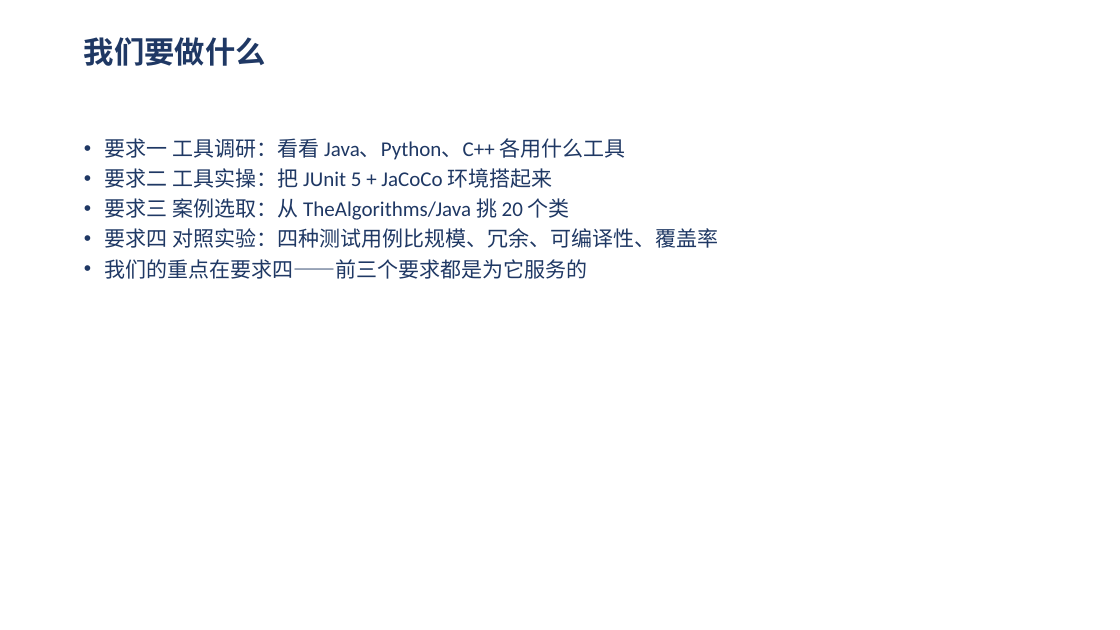
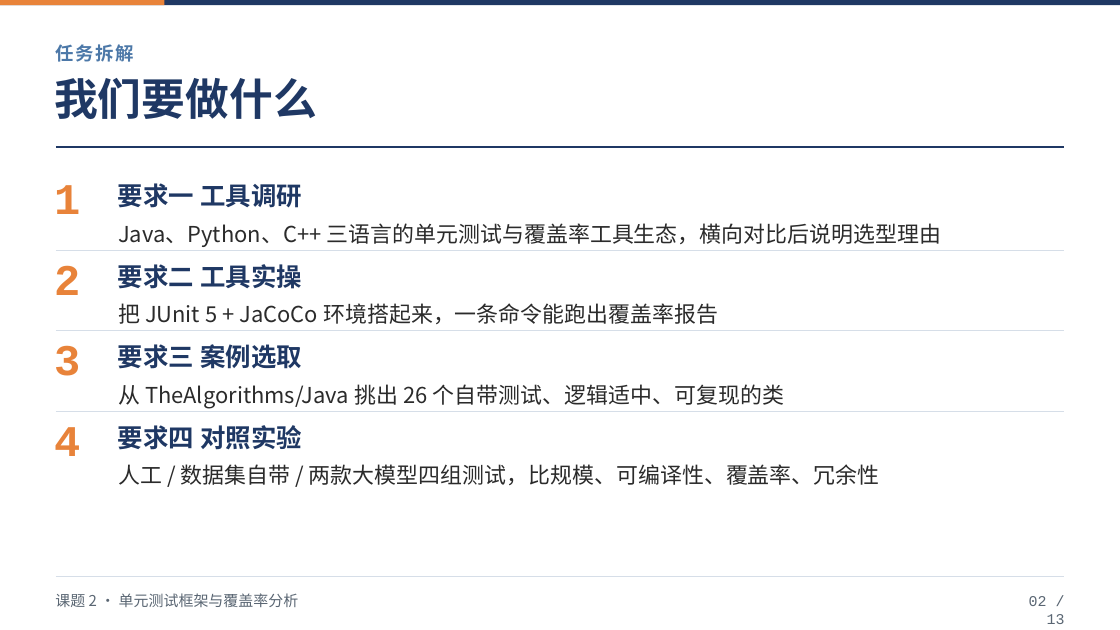
Before and after one commit to Gardenia-OvO/unit-test-coverage, a slide deck: slide 2 of slides/课题2-答辩.pptx. Drawn at 1120x630 pixels with LibreOffice and Linux fonts; fonts in the diff are those of the drawing. Boxes give left, top, right and bottom in pixels: in the first picture for what was removed or moved away, otherwise in the second. Text is boxed around its words. In the diff, an @@ line names an element or a change of style, - is before the commit and + after.

Commit message:
同步答辩 PPT 定稿：模型实名（Kimi K3 / DeepSeek V4）+ 完整版本号 + 统一配色与高亮

```diff
--- a/slides/课题2-答辩.pptx
+++ b/slides/课题2-答辩.pptx
@@ rectangle added at (0,0,1120,5), fill #1F3864 @@
@@ rectangle added at (0,0,165,5), fill #E8833A @@
@@ text added at (55,44,134,62), 15.8 pt, text #4C78A8, bold @@
+任务拆解
@@ text "我们要做什么": place and size @@
-text "我们要做什么" at (84,37,266,66)
+text "我们要做什么" at (54,78,317,119)
@@ text "我们要做什么" at (54,78,317,119): size 26 to 37.5 pt, font Calibri to Noto Sans CJK SC @@
@@ freeform shape added at (56,147,1065,148), outline #1F3864 1.5 pt @@
@@ text removed at (105,138,719,279) @@
-• 要求一 工具调研：看看 Java、Python、C++ 各用什么工具
-• 要求二 工具实操：把 JUnit 5 + JaCoCo 环境搭起来
-• 要求三 案例选取：从 TheAlgorithms/Java 挑 20 个类
-• 要求四 对照实验：四种测试用例比规模、冗余、可编译性、覆盖率
-• 我们的重点在要求四——前三个要求都是为它服务的
@@ text added at (54,185,80,214), 37.5 pt, text #E8833A, bold @@
+1
@@ text added at (118,183,302,208), 21.8 pt, text #1F3864, bold @@
+要求一 工具调研
@@ text added at (118,223,942,247), 18.8 pt, text #2B2B2B @@
+Java、Python、C++ 三语言的单元测试与覆盖率工具生态，横向对比后说明选型理由
@@ text added at (54,265,80,295), 37.5 pt, text #E8833A, bold @@
+2
@@ freeform shape added at (56,250,1065,251), outline #D6DEE8 0.75 pt @@
@@ text added at (118,264,302,289), 21.8 pt, text #1F3864, bold @@
+要求二 工具实操
@@ text added at (118,303,718,324), 18.8 pt, text #2B2B2B @@
+把 JUnit 5 + JaCoCo 环境搭起来，一条命令能跑出覆盖率报告
@@ text added at (54,345,80,376), 37.5 pt, text #E8833A, bold @@
+3
@@ freeform shape added at (56,331,1065,332), outline #D6DEE8 0.75 pt @@
@@ text added at (118,344,302,369), 21.8 pt, text #1F3864, bold @@
+要求三 案例选取
@@ text added at (118,384,784,409), 18.8 pt, text #2B2B2B @@
+从 TheAlgorithms/Java 挑出 26 个自带测试、逻辑适中、可复现的类
@@ freeform shape added at (56,412,1065,413), outline #D6DEE8 0.75 pt @@
@@ text added at (54,427,80,456), 37.5 pt, text #E8833A, bold @@
+4
@@ text added at (118,425,302,450), 21.8 pt, text #1F3864, bold @@
+要求四 对照实验
@@ text added at (118,464,880,485), 18.8 pt, text #2B2B2B @@
+人工 / 数据集自带 / 两款大模型四组测试，比规模、可编译性、覆盖率、冗余性
@@ text added at (55,593,299,607), 12.8 pt, text #5A6673 @@
+课题 2 · 单元测试框架与覆盖率分析
@@ freeform shape added at (56,576,1065,577), outline #D6DEE8 0.75 pt @@
@@ text added at (1029,596,1065,624), 12.8 pt, text #5A6673 @@
+02 / 13
```
Also in this commit, not shown: 5 other slides changed, 7 slides added, 7 slides removed.
